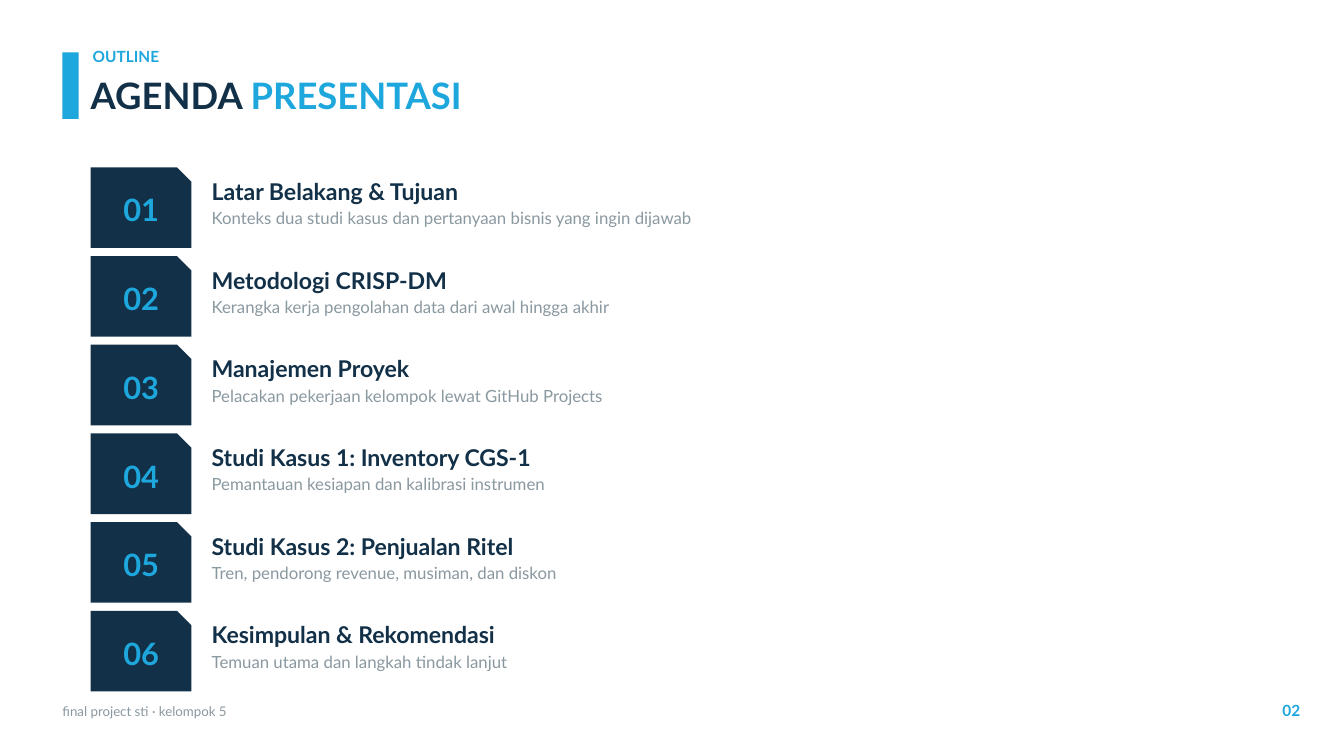
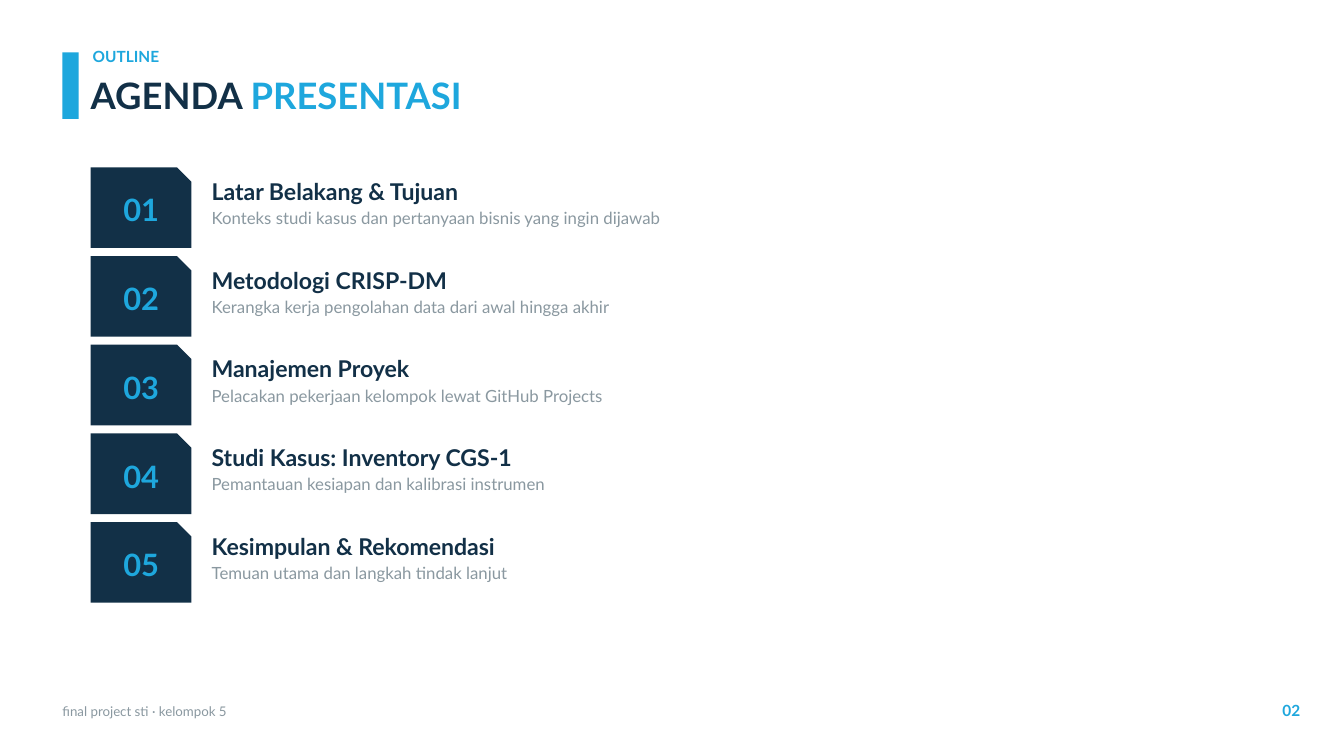
Before and after one commit to sianida26/sti-final-project-kel5, a slide deck: slide 2 of Final-Project-STI-Kel5-Presentation.pptx. Drawn at 1344x756 pixels with LibreOffice and Linux fonts; fonts in the diff are those of the drawing; background and template pictures are left out. Boxes give left, top, right and bottom in pixels: in the first picture for what was removed or moved away, otherwise in the second. Text is boxed around its words. In the diff, an @@ line names an element or a change of style, - is before the commit and + after.

Commit message:
Remove Sales slides; deck fokus Inventory CGS-1 (11 slide)

```diff
--- a/Final-Project-STI-Kel5-Presentation.pptx
+++ b/Final-Project-STI-Kel5-Presentation.pptx
@@ text at (212,211,660,227): text changed @@
-Konteks dua studi kasus dan pertanyaan bisnis yang ingin dijawab
+Konteks studi kasus dan pertanyaan bisnis yang ingin dijawab
@@ text at (212,448,512,470): text changed @@
-Studi Kasus 1: Inventory CGS-1
+Studi Kasus: Inventory CGS-1
@@ text "Kesimpulan & Rekomendasi": place and size @@
-text "Kesimpulan & Rekomendasi" at (212,625,507,671)
+text "Kesimpulan & Rekomendasi" at (212,537,507,582)
@@ text removed at (212,537,557,582) @@
-Studi Kasus 2: Penjualan Ritel
-Tren, pendorong revenue, musiman, dan diskon
@@ snip rect removed at (91,611,192,692) @@
@@ text removed at (123,642,159,665) @@
-06
```
Also in this commit, not shown: 8 other slides changed, 3 slides removed, 2 other files.
